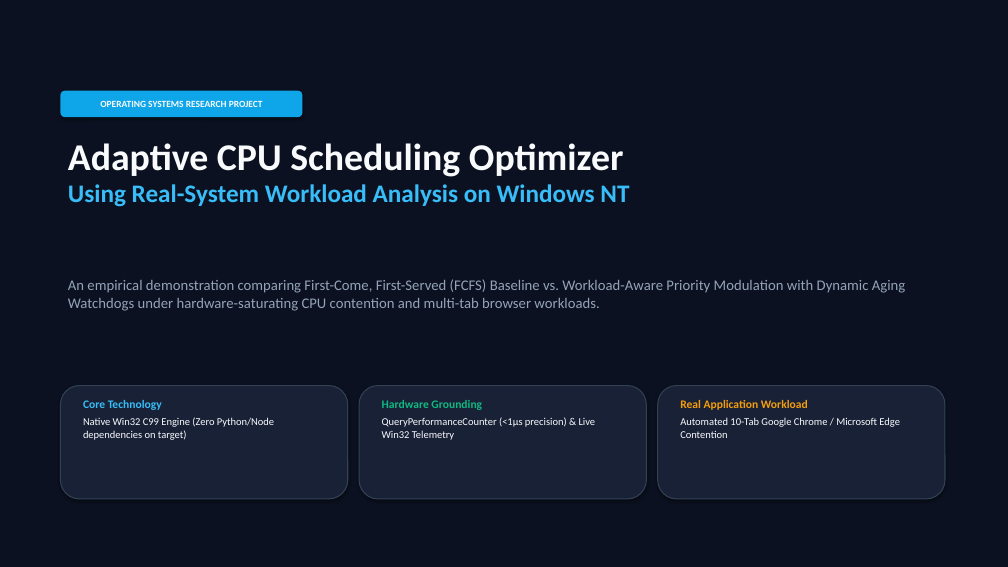
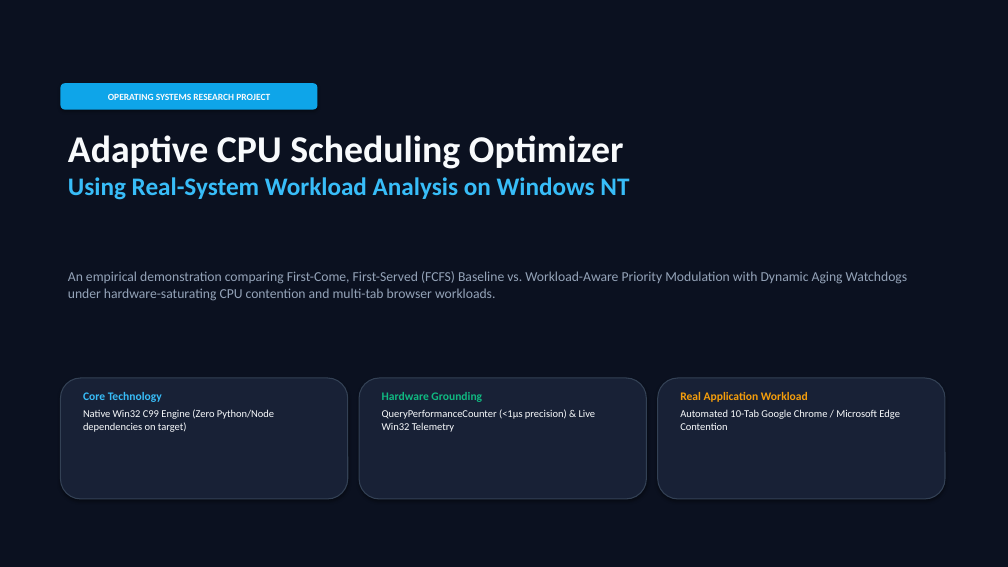
Before and after one commit to Aryan786122/adaptive-cpu-scheduling-optimizer, a slide deck: slide 1 of Adaptive_CPU_Scheduling_Optimizer_Presentation.pptx. Drawn at 1008x567 pixels with LibreOffice and Linux fonts; fonts in the diff are those of the drawing. Boxes give left, top, right and bottom in pixels: in the first picture for what was removed or moved away, otherwise in the second. Text is boxed around its words. In the diff, an @@ line names an element or a change of style, - is before the commit and + after.

```diff
--- a/Adaptive_CPU_Scheduling_Optimizer_Presentation.pptx
+++ b/Adaptive_CPU_Scheduling_Optimizer_Presentation.pptx
@@ rounded rectangle "OPERATING SYSTEMS RESEARCH PROJECT": place and size @@
-rounded rectangle "OPERATING SYSTEMS RESEARCH PROJECT" at (60,91,302,117)
+rounded rectangle "OPERATING SYSTEMS RESEARCH PROJECT" at (60,83,318,110)
@@ text "Adaptive CPU Scheduling Optimizer": place and size @@
-text "Adaptive CPU Scheduling Optimizer" at (68,143,629,207)
+text "Adaptive CPU Scheduling Optimizer" at (68,135,629,200)
@@ text "An empirical demonstration comparing First-Come, ...": place and size @@
-text "An empirical demonstration comparing First-Come, ..." at (68,279,905,311)
+text "An empirical demonstration comparing First-Come, ..." at (68,271,907,301)
@@ text "An empirical demonstration comparing First-Come, ..." at (68,271,907,301): size 14 to 13 pt @@
@@ rounded rectangle: place and size @@
-rounded rectangle at (60,386,348,499)
+rounded rectangle at (60,378,348,499)
@@ text "Core Technology": place and size @@
-text "Core Technology" at (83,400,274,440)
+text "Core Technology" at (83,392,274,432)
@@ rounded rectangle: place and size @@
-rounded rectangle at (359,386,647,499)
+rounded rectangle at (359,378,647,499)
@@ text "Hardware Grounding": place and size @@
-text "Hardware Grounding" at (382,400,596,440)
+text "Hardware Grounding" at (382,392,596,432)
@@ rounded rectangle: place and size @@
-rounded rectangle at (658,386,945,499)
+rounded rectangle at (658,378,945,499)
@@ text "Real Application Workload": place and size @@
-text "Real Application Workload" at (680,400,900,438)
+text "Real Application Workload" at (680,392,900,430)
```
Also in this commit, not shown: 7 other slides changed, 4 slides added, 2 slides removed, 12 other files.
